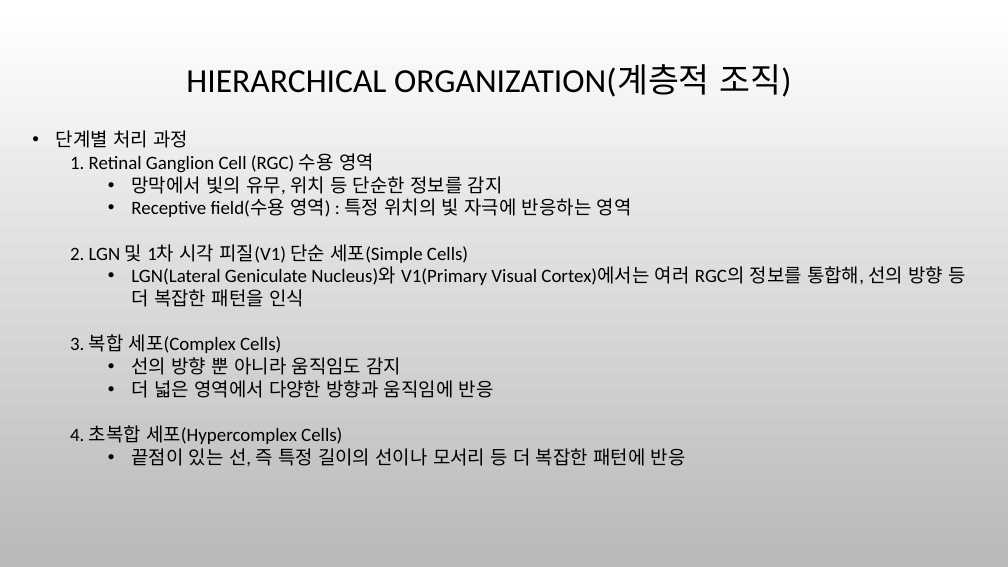
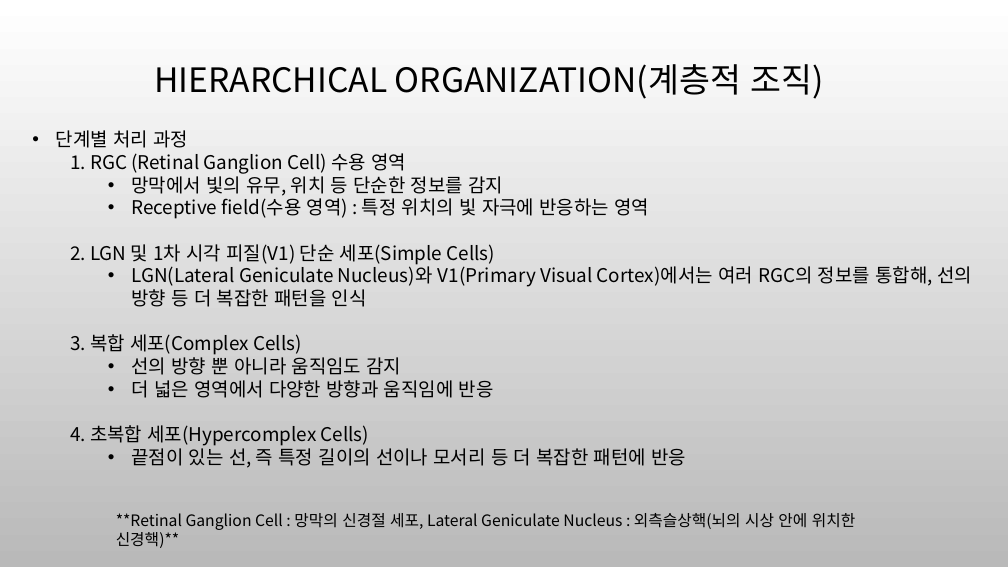
Before and after one commit to ha-taeyeong/University, a slide deck: slide 15 of tensor/발표자료.pptx. Drawn at 1008x567 pixels with LibreOffice and Linux fonts; fonts in the diff are those of the drawing; background and template pictures are left out. Boxes give left, top, right and bottom in pixels: in the first picture for what was removed or moved away, otherwise in the second. Text is boxed around its words. In the diff, an @@ line names an element or a change of style, - is before the commit and + after.

```diff
--- a/tensor/발표자료.pptx
+++ b/tensor/발표자료.pptx
@@ title "HIERARCHICAL ORGANIZATION(계층적 조직)" at bbox=[154, 64, 823, 99]: font Calibri to Noto Sans CJK KR @@
@@ text at bbox=[56, 130, 972, 468]: font Calibri to Noto Sans CJK KR @@
@@ text at bbox=[70, 153, 406, 174]: text changed; font Calibri to Noto Sans CJK KR @@
-  1. Retinal Ganglion Cell (RGC) 수용 영역
+  1. RGC (Retinal Ganglion Cell) 수용 영역
@@ text added at bbox=[116, 513, 855, 530], 15 pt, text #000000 @@
+**Retinal Ganglion Cell : 망막의 신경절 세포, Lateral Geniculate Nucleus : 외측슬상핵(뇌의 시상 안에 위치한 신경핵)**
```
Also in this commit, not shown: 21 other slides changed, 5 other files.
